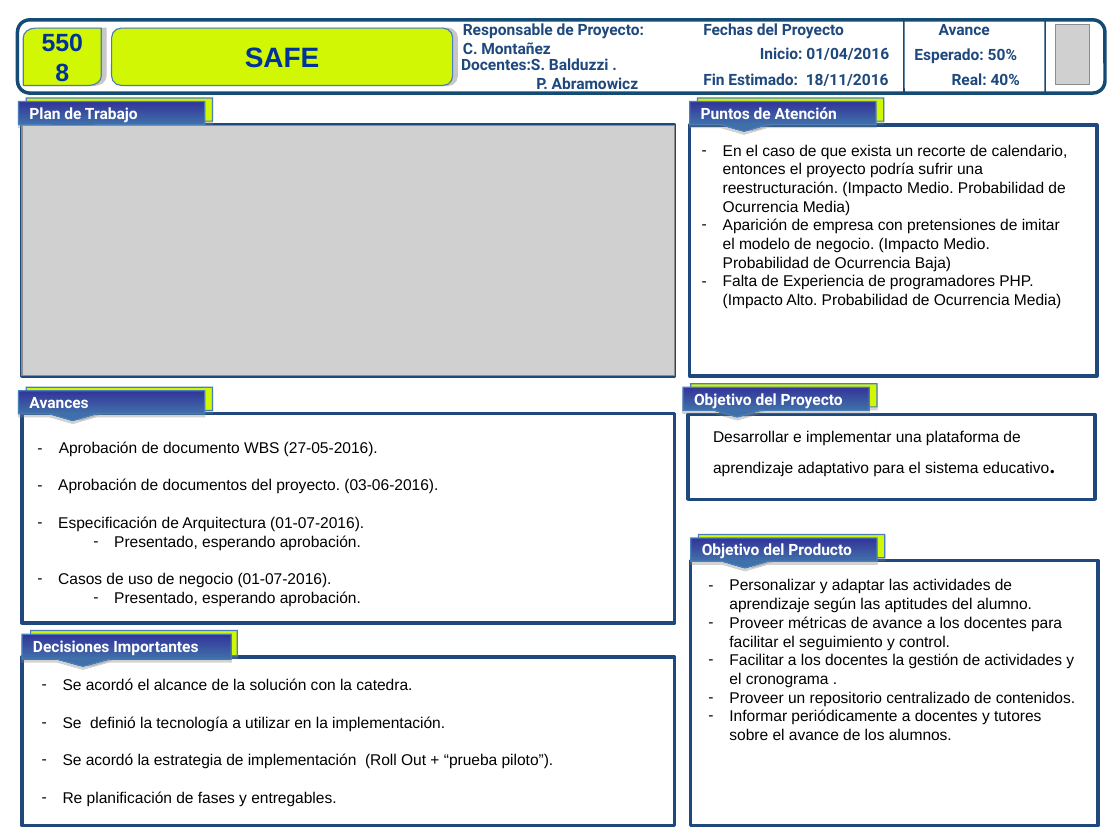
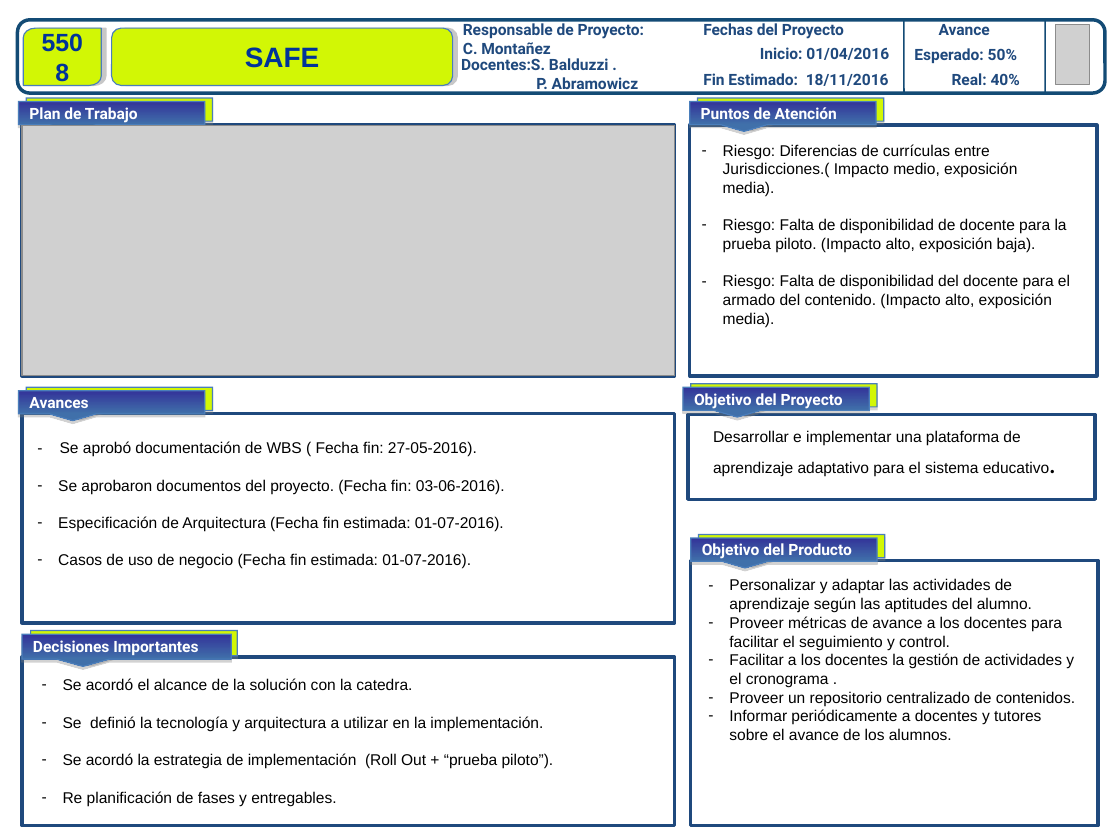
Before and after one commit to safabox/SAFE, a slide deck: slide 3 of trunk/docs/Entregables/Tablero de control/GRUPO 5508 - SAFE - Tablero de control integral - UTN - v1.2.pptx. Drawn at 1120x840 pixels with LibreOffice and Linux fonts; fonts in the diff are those of the drawing; grey boxes stand for pictures. Boxes give left, top, right and bottom in pixels: in the first picture for what was removed or moved away, otherwise in the second. Text is boxed around its words. In the diff, an @@ line names an element or a change of style, - is before the commit and + after.

Commit message:
actualizacion del tablero de control

```diff
--- a/trunk/docs/Entregables/Tablero de control/GRUPO 5508 - SAFE - Tablero de control integral - UTN - v1.2.pptx
+++ b/trunk/docs/Entregables/Tablero de control/GRUPO 5508 - SAFE - Tablero de control integral - UTN - v1.2.pptx
@@ text at bbox=[723, 144, 1070, 327]: text changed @@
-– En el caso de que exista un recorte de calendario, entonces el proyecto podría sufrir una reestructuración. (Impacto Medio. Probabilidad de Ocurrencia Media)
-– Aparición de empresa con pretensiones de imitar el modelo de negocio. (Impacto Medio. Probabilidad de Ocurrencia Baja)
-– Falta de Experiencia de programadores PHP. (Impacto Alto. Probabilidad de Ocurrencia Media)
+– Riesgo: Diferencias de currículas entre Jurisdicciones.( Impacto medio, exposición media).
+– Riesgo: Falta de disponibilidad de docente para la prueba piloto. (Impacto alto, exposición baja).
+– Riesgo: Falta de disponibilidad del docente para el armado del contenido. (Impacto alto, exposición media).
@@ text at bbox=[58, 441, 505, 569]: text changed @@
-- Aprobación de documento WBS (27-05-2016).
-– Aprobación de documentos del proyecto. (03-06-2016).
-– Especificación de Arquitectura (01-07-2016).
-  – Presentado, esperando aprobación.
-– Casos de uso de negocio (01-07-2016).
-  – Presentado, esperando aprobación.
+- Se aprobó documentación de WBS ( Fecha fin: 27-05-2016).
+– Se aprobaron documentos del proyecto. (Fecha fin: 03-06-2016).
+– Especificación de Arquitectura (Fecha fin estimada: 01-07-2016).
+– Casos de uso de negocio (Fecha fin estimada: 01-07-2016).
@@ text at bbox=[63, 716, 543, 731]: text changed @@
-– Se definió la tecnología a utilizar en la implementación.
+– Se definió la tecnología y arquitectura a utilizar en la implementación.
```
